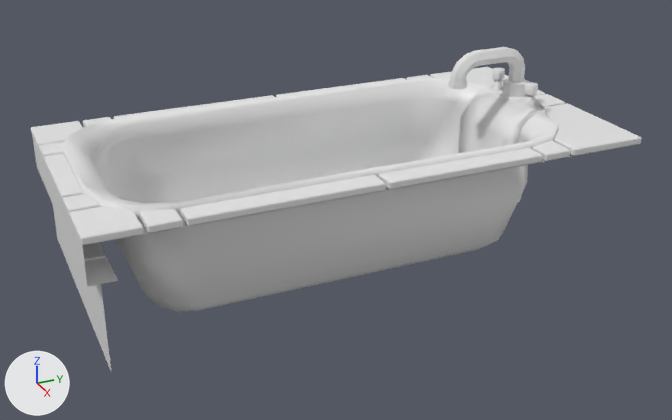
A saved change to the Blender file Assets/KoboldKare/Models/Furniture/Bathtub_UpgradeA.blend.
Rendered twice from a 50 mm camera at (7.75, -3.28, 4.3) aimed at (0.19, 0.12, 0.52). Lighting does not change. The marker at lower left points along +X, +Y and +Z.

In view in the first picture: 'Faucet', 'Tub'.
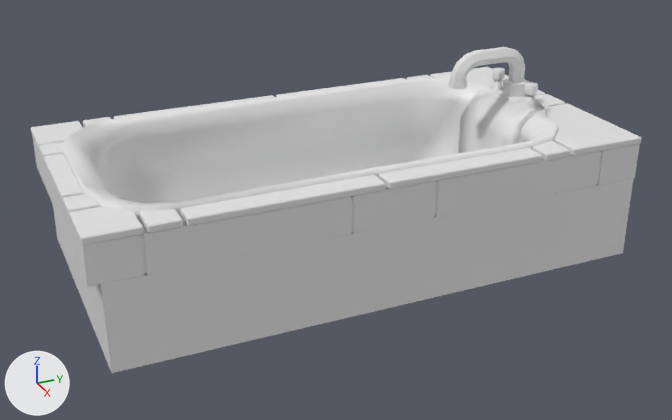
Where the change shows, as pixel boxes (x1, y1, x2, y2) in the pictures (672 x 420 px):
part 1 of me_plane, built on
    before: (72, 219, 184, 286)
    after: (72, 144, 640, 373)

Patch to the scene script:
```diff
--- a/Assets/KoboldKare/Models/Furniture/Bathtub_UpgradeA.blend.py
+++ b/Assets/KoboldKare/Models/Furniture/Bathtub_UpgradeA.blend.py
@@ me_plane @@
 # used by ob_tub; location = (0.0, 0.0, -0.01)
-me_plane.from_pydata(...)  # 1109 vertices, 1054 faces; spans x -1.34..1.34, y -2.46..2.79, z 0.01..1.57
+me_plane.from_pydata(...)  # 1376 vertices, 1279 faces; spans x -1.34..1.34, y -2.46..2.79, z 0.01..1.57
+# me_plane part 1
+# 1 vertex is removed from x 1.33, y -2.45, z 0.85
+# 3 faces are deleted
+# 1 vertex moves from x 0.66, y -2.23, z 1.2 to x 1.02, y -2.01, z 1.2
+# 256 vertices are added at x 1.1..1.33, y -2.46..2.76, z 0.04..1.2
+# 12 new vertices lie (0.0, 0.43, 0.0) away from vertices in x 1.1..1.33, y -2.46..2.34, z 0.85..1.2
+# 229 new faces join them, mat_stone (its picture is missing)
 me_plane.materials.append(mat_plastic)
```
